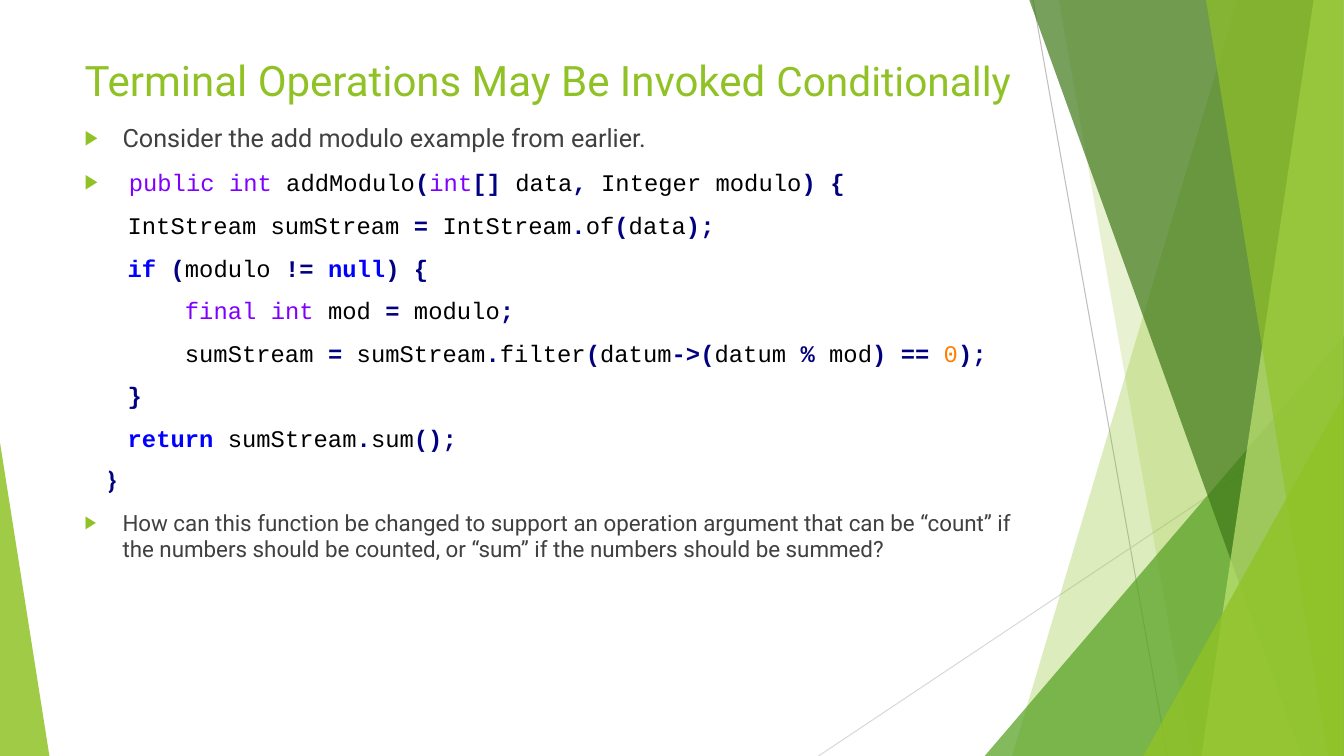
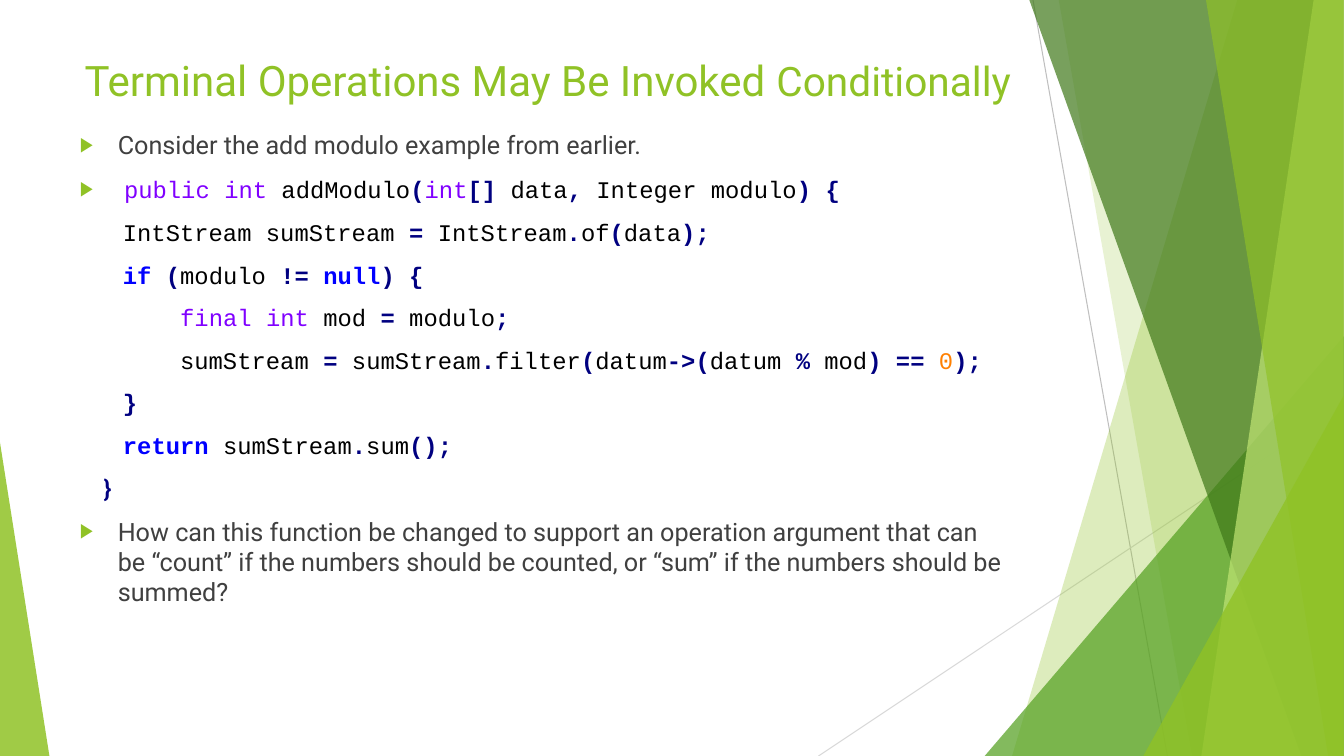
Before and after one commit to RichardRoda/2017-CodePaLOUsa-Lambda, a slide deck: slide 45 of Learning to Love the Lambda in the Stream.pptx. Drawn at 1344x756 pixels with LibreOffice and Linux fonts; fonts in the diff are those of the drawing. Boxes give left, top, right and bottom in pixels: in the first picture for what was removed or moved away, otherwise in the second. Text is boxed around its words. In the diff, an @@ line names an element or a change of style, - is before the commit and + after.

```diff
--- a/Learning to Love the Lambda in the Stream.pptx
+++ b/Learning to Love the Lambda in the Stream.pptx
@@ text "Consider the add modulo example ...": place and size @@
-text "Consider the add modulo example ..." at [123,128,1010,560]
+text "Consider the add modulo example ..." at [118,135,1000,602]
@@ text at [118,522,1000,602]: size 16 to 18 pt in "How can this function be changed to ..." @@
```
Also in this commit, not shown: 3 other slides changed, 1 other file.
